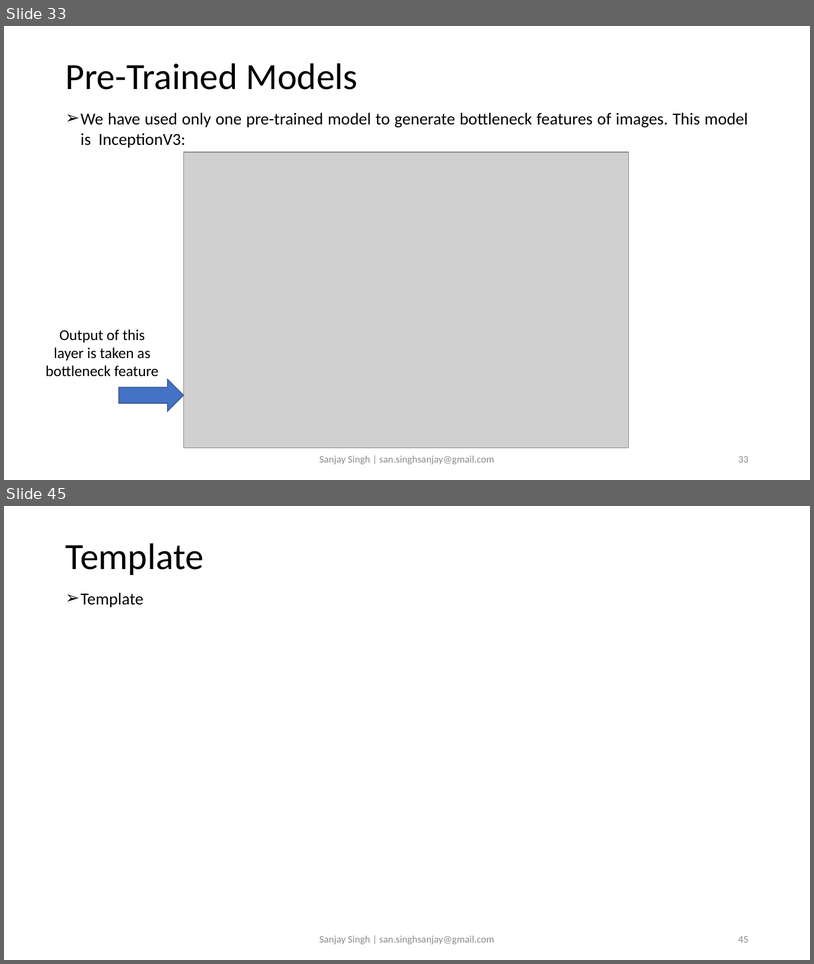
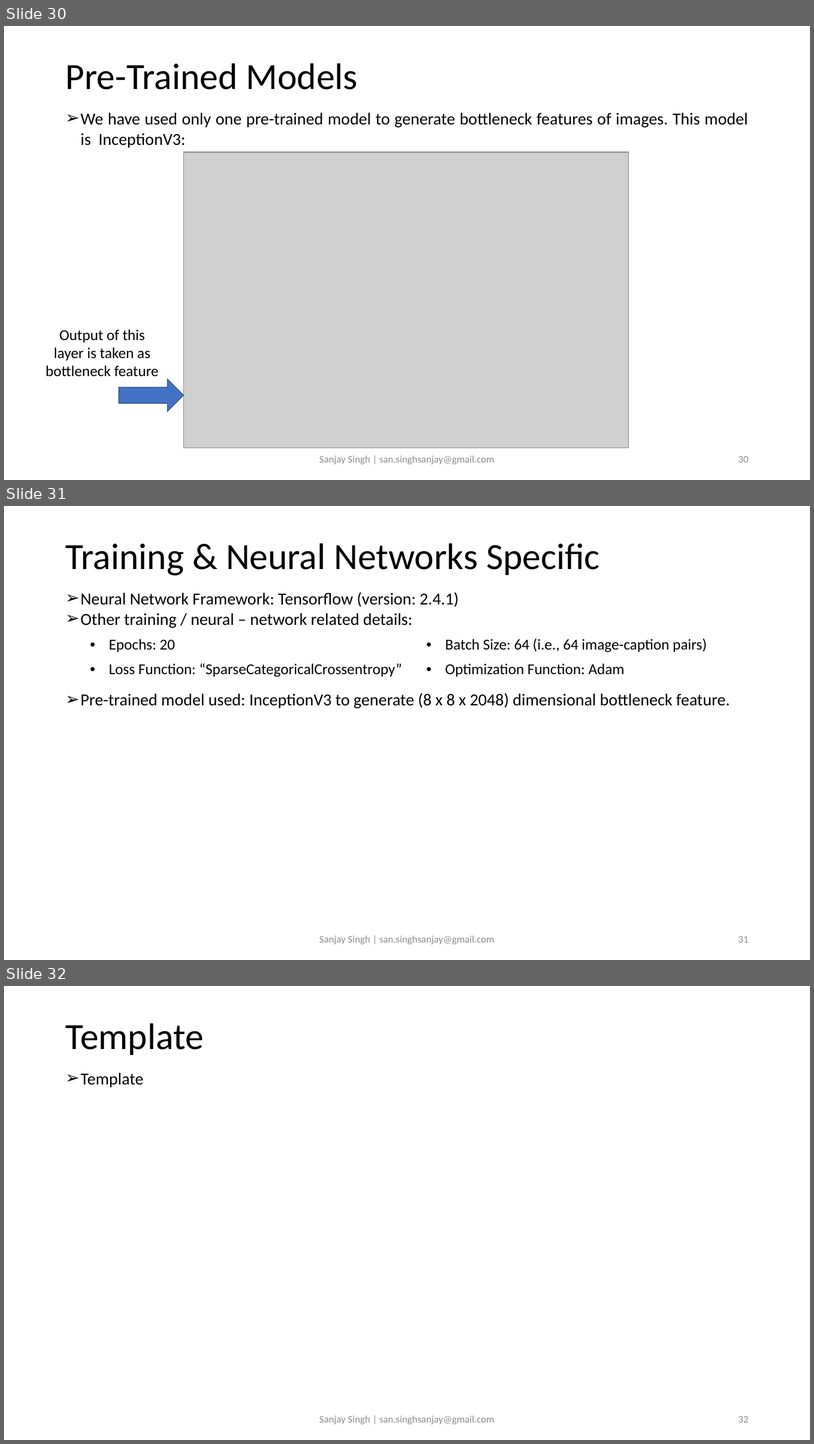
Before and after one commit to sansinghsanjay/Flickr8k_ImageCaptioning_AttentionMechanism, a slide deck: readme.pptx. Shown one above the other, each under a label of ours: slides 33 and 45 before the commit, slides 30, 31 and 32 after it; the slides between them are not shown. The pictures are 814x964 and 814x1444 pixels, drawn with LibreOffice and Linux fonts; fonts in the diff are those of the drawing; grey boxes stand for pictures. Boxes give left, top, right and bottom in pixels: in the first picture for what was removed or moved away, otherwise in the second. Text is boxed around its words. In the diff, an @@ line names an element or a change of style, - is before the commit and + after.

```diff
--- a/readme.pptx
+++ b/readme.pptx
@@ slide 31 added at [4,506,810,960], background #FFFFFF @@
@@ title added at [65,543,600,576], 44 pt, text #000000 @@
+Training & Neural Networks Specific
@@ text added at [81,592,731,708], 20 pt, text #000000 @@
+➢ Neural Network Framework: Tensorflow (version: 2.4.1)
+➢ Other training / neural – network related details:
+➢ Pre-trained model used: InceptionV3 to generate (8 x 8 x 2048) dimensional bottleneck feature.
@@ table added at [84,633,756,681], 2 rows, 2 columns @@
+Epochs: 20 | Batch Size: 64 (i.e., 64 image-caption pairs)
+Loss Function: “SparseCategoricalCrossentropy” | Optimization Function: Adam
@@ text added at [320,935,495,944], 12 pt, text #8C8C8C @@
+Sanjay Singh | san.singhsanjay@gmail.com
@@ page number added at [738,936,749,942], 12 pt, text #8C8C8C @@
+31
@@ what was slide 33 is now slide 30 @@
@@ page number at [738,456,749,462]: text changed @@
-33
+30
@@ what was slide 45 is now slide 32 @@
@@ page number at [738,1416,749,1422]: text changed @@
-45
+32
```
Also in this commit, not shown: 3 slides changed, 1 other slide added, 8 slides removed, 2 other files.
